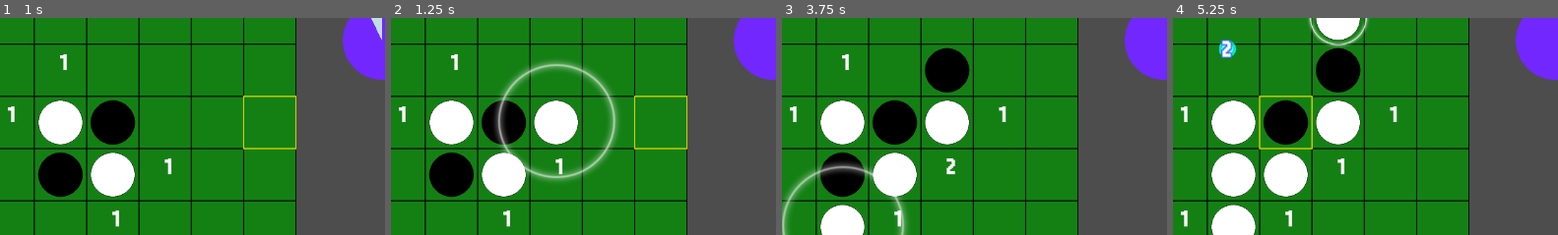
Above: before the commit, frames 1-4 (left to right).
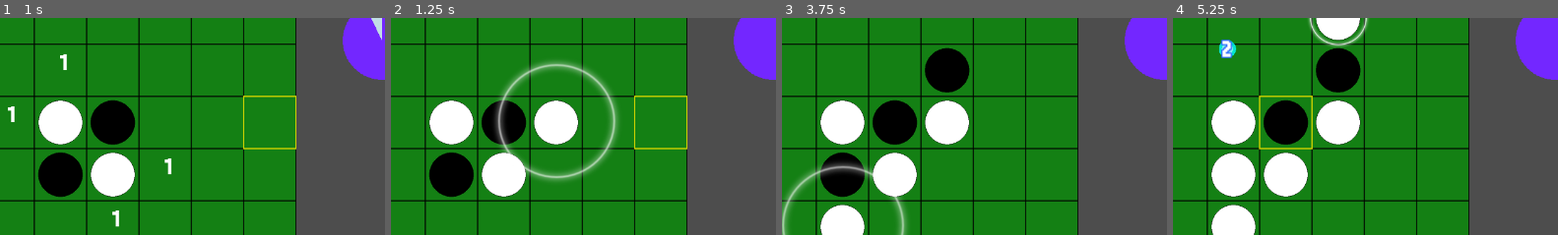
Above: after the commit, the same moments.

Repository: syun77/gd_realtime_reversi
Game: Godot game, scene res://src/scenes/Main.tscn
The game is run twice, just before and just after one commit, with the same random seed, the same clock (stepped at 60 frames per second) and the same inputs.
Inputs (mouse positions are % of the whole screen's width and height, from its top left):
- Up to frame 1 (1 s): move the mouse to (74, 45) at 0.52 s; click (74, 45) at 0.6 s
- Up to frame 2 (1.25 s): no input
- Up to frame 3 (3.75 s): move the mouse to (31, 56) at 1.27 s; click (31, 56) at 1.35 s; move the mouse to (61, 28) at 2.02 s; click (61, 28) at 2.1 s; move the mouse to (46, 71) at 2.77 s; click (46, 71) at 2.85 s; move the mouse to (82, 66) at 3.52 s; click (82, 66) at 3.6 s
- Up to frame 4 (5.25 s): move the mouse to (20, 35) at 4.27 s; click (20, 35) at 4.35 s; move the mouse to (56, 50) at 5.02 s; click (56, 50) at 5.1 s
The pictures show only the part of the screen within x 40-90%, y 20-70%; the shares and areas given below are measured in that part.

Frame 1 is identical in both runs. In frame 2, 0.4% of the frame differs, in the area x 2-45%, y 16-97%; in frame 3, 0.5%, in the area x 2-59%, y 16-97%; in frame 4, 0.5%.

Commit message:
敵のターン時にはヒントを描画しないように修正

Diff:
--- a/gd-realtime-reversi/src/objects/Board.gd
+++ b/gd-realtime-reversi/src/objects/Board.gd
@@ -33,6 +33,7 @@
 var mouse_pos := Vector2.ZERO # マウス位置.
 var grid_pos := Vector2i.ZERO # マウス位置のグリッド座標.
 var _last_damage_info := DamageInfo.new() # 最後のダメージ情報.
+var _is_draw_hint_fg := true # ヒントの前景を描画するかどうか.
 
 # 盤面の初期化.
 func init_board() -> void:
@@ -203,6 +204,10 @@
 	update_board_hint(Disc.eType.WHITE)
 	update_board_hint(Disc.eType.BLACK)
 
+# ヒントの描画設定.
+func set_hint_draw_fg(b: bool) -> void:
+	_is_draw_hint_fg = b
+
 # 盤面のヒントを更新する.
 func update_board_hint(type: Disc.eType) -> void:
 	board.foreach(func(x, y, value):
@@ -278,11 +283,11 @@
 	_draw_mouse_cursor_grid(start, cell_size)
 
 	# 盤面ヒントの描画.
-	board_hint_black.foreach(func(x, y, hint):
-		if hint > 0:
-			_draw_text_board(Vector2i(x, y), str(hint), Color(1, 1, 1))
-	)
-
+	if _is_draw_hint_fg:
+		board_hint_black.foreach(func(x, y, hint):
+			if hint > 0:
+				_draw_text_board(Vector2i(x, y), str(hint), Color(1, 1, 1))
+		)
 
 # マウス位置にグリッド線を描画.
 func _draw_mouse_cursor_grid(start: Vector2, cell_size: float) -> void:
--- a/gd-realtime-reversi/src/scenes/Main.gd
+++ b/gd-realtime-reversi/src/scenes/Main.gd
@@ -100,6 +100,7 @@
 	_update_enemy_atb(_delta)
 	if Common.is_enemy_atb_full():
 		if _board.count_hint_total(TYPE_ENEMY) > 0: # 敵が置ける場所がある場合のみ敵のターンに移行.
+			_board.set_hint_draw_fg(false) # 敵のターン中はヒントの前景を非表示にする.
 			_state.change(eState.ENEMY_TURN) # 敵のATBゲージが満タンになったら敵のターンに移行.
 			return
 
@@ -154,6 +155,7 @@
 
 		Common.reset_enemy_atb() # 敵のATBゲージをリセット.
 		_update_hint() # ヒントの更新.
+		_board.set_hint_draw_fg(true) # ヒントを再表示.
 		_state.change(eState.MAIN) # プレイヤーのターンに移行.
 
 # エネルギーボールを追加.
